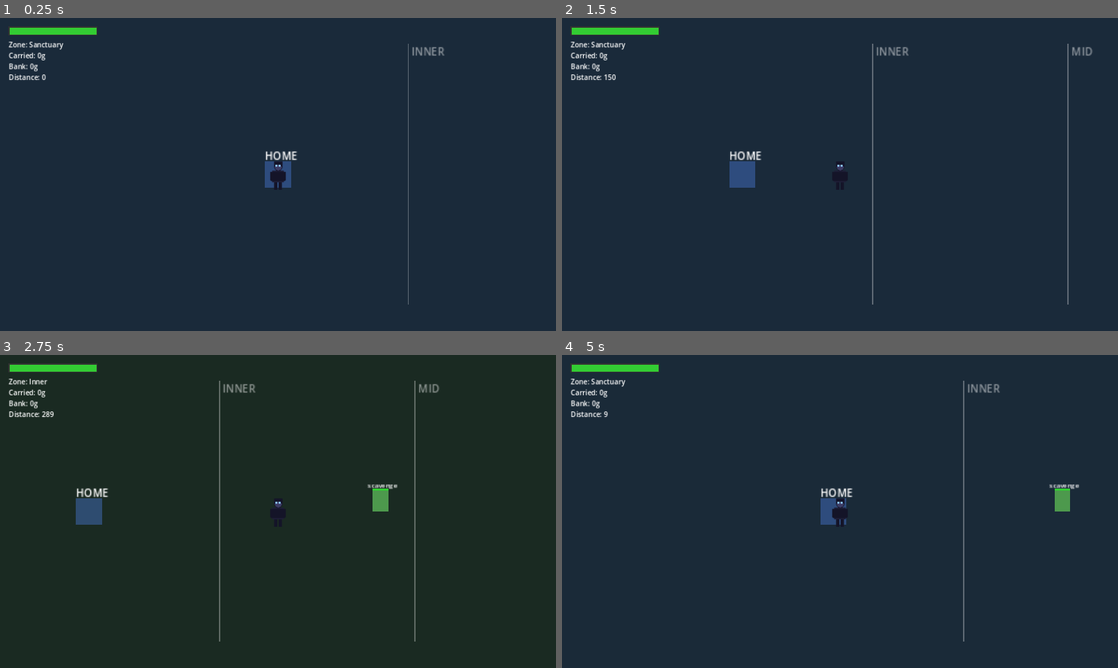
Above: before the commit, frames 1-4 (two rows, left to right).
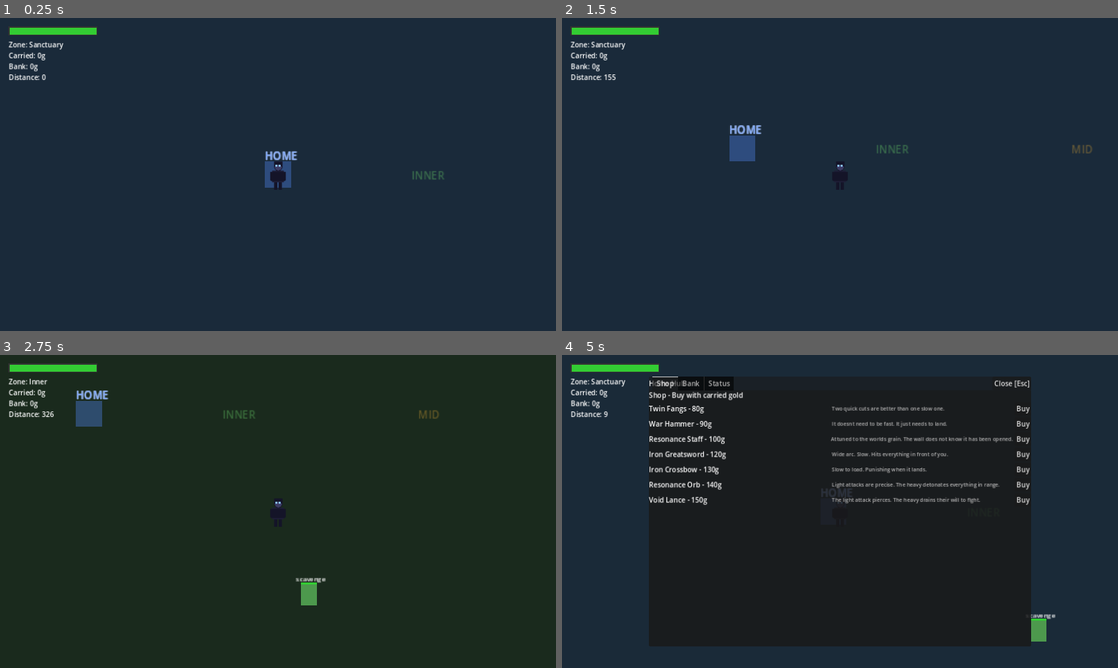
Above: after the commit, the same moments.

Repository: cbradshaw11/game-concept
Game: Godot game, scene res://scenes/world/world_scene.tscn
Same seed, same stepped clock (60 frames per second), same inputs: the game is played once before the commit and once after it.
Inputs (mouse positions are in pixels of both pictures, inside the frame that each line leads up to):
- Up to frame 1 (0.25 s): no input
- Up to frame 2 (1.5 s): tap Enter at 0.5 s; move the mouse to (962, 158) at 0.52 s; hold Right (ui_right) 0.53-1.28 s; tap Space (attack) at 0.6 s; move the mouse to (728, 190) at 1.27 s; hold Down (ui_down) from 1.28 s (still down); tap R (attack_magic) at 1.35 s
- Up to frame 3 (2.75 s): move the mouse to (333, 442) at 2.02 s; release Down (ui_down) at 2.03 s; hold Right (ui_right) from 2.03 s (still down); click (333, 442) at 2.1 s
- Up to frame 4 (5 s): move the mouse to (812, 574) at 2.77 s; release Right (ui_right) at 2.78 s; hold Up (ui_up) 2.78-3.53 s; tap Q (attack_ranged) at 2.85 s; move the mouse to (1006, 558) at 3.52 s; hold Left (ui_left) from 3.53 s (still down); tap X (guard) at 3.6 s; move the mouse to (673, 464) at 4.27 s; tap E (interact) at 4.35 s

The runs differ from the first frame. In frame 1, 0.4% of the frame differs, in the area x 47-80%, y 8-92%; in frame 2, 1.6%; in frame 3, 2.4%; in frame 4, 56%, in the area x 15-93%, y 6-93%.

Commit message:
feat: full 2D movement — WASD/arrows in all directions, zone = 2D distance from home, enemies chase in 2D

Diff:
--- a/game/scenes/world/world_scene.gd
+++ b/game/scenes/world/world_scene.gd
@@ -10,17 +10,19 @@
 var max_enemies_per_zone := { "inner": 3, "mid": 4, "outer": 5 }
 var enemies: Array[Node2D] = []
 var loot_drops: Array[Node2D] = []
-var damage_timers: Dictionary = {}  # enemy node -> float cooldown
+var damage_timers: Dictionary = {}
 var player_health := 100.0
 var player_max_health := 100.0
 var home_hub: Node = null
 
+const HOME_POS := Vector2.ZERO
+
 # Zone colors
 var zone_colors := {
-	"sanctuary": Color(0.102, 0.165, 0.227),  # #1a2a3a
-	"inner": Color(0.102, 0.165, 0.102),       # #1a2a1a
-	"mid": Color(0.165, 0.118, 0.039),          # #2a1e0a
-	"outer": Color(0.165, 0.039, 0.039)         # #2a0a0a
+	"sanctuary": Color(0.102, 0.165, 0.227),
+	"inner":     Color(0.102, 0.165, 0.102),
+	"mid":       Color(0.165, 0.118, 0.039),
+	"outer":     Color(0.165, 0.039, 0.039)
 }
 var current_bg_color: Color = Color(0.102, 0.165, 0.227)
 var target_bg_color: Color = Color(0.102, 0.165, 0.227)
@@ -49,6 +51,7 @@
 	_update_hud()
 	target_bg_color = zone_colors["sanctuary"]
 	current_bg_color = target_bg_color
+	player.position = HOME_POS
 
 func _process(delta: float) -> void:
 	_handle_input(delta)
@@ -59,30 +62,31 @@
 	_handle_sanctuary_regen(delta)
 	_handle_spawning(delta)
 	_handle_hub_interaction()
+	# Update distance as 2D from home
+	var dist: float = player.position.distance_to(HOME_POS)
+	WorldManager.player_distance = dist
 	_update_hud()
 
 func _handle_input(delta: float) -> void:
-	var direction := 0.0
+	var dir := Vector2.ZERO
 	if Input.is_action_pressed("ui_right") or Input.is_key_pressed(KEY_D):
-		direction += 1.0
+		dir.x += 1.0
 	if Input.is_action_pressed("ui_left") or Input.is_key_pressed(KEY_A):
-		direction -= 1.0
-
-	if direction != 0.0:
-		player.position.x += direction * player_speed * delta
-		player.position.x = maxf(player.position.x, 0.0)
-		WorldManager.player_distance = player.position.x
+		dir.x -= 1.0
+	if Input.is_action_pressed("ui_down") or Input.is_key_pressed(KEY_S):
+		dir.y += 1.0
+	if Input.is_action_pressed("ui_up") or Input.is_key_pressed(KEY_W):
+		dir.y -= 1.0
+	if dir != Vector2.ZERO:
+		player.position += dir.normalized() * player_speed * delta
 
 func _update_background(delta: float) -> void:
 	current_bg_color = current_bg_color.lerp(target_bg_color, delta * 3.0)
 	background.color = current_bg_color
-	# Keep background covering viewport around camera
-	background.position.x = player.position.x - 700
-	background.position.y = -400
+	background.position = player.position - Vector2(700, 400)
 
 func _on_zone_changed(old_zone: String, new_zone: String) -> void:
 	target_bg_color = zone_colors.get(new_zone, zone_colors["sanctuary"])
-	# Pause enemies when entering sanctuary
 	if new_zone == "sanctuary":
 		for enemy in enemies:
 			if is_instance_valid(enemy):
@@ -100,17 +104,23 @@
 			continue
 		if enemy.get_meta("paused", false):
 			continue
-		var spd: float = enemy.get_meta("speed", 80)
+		var spd: float = enemy.get_meta("speed", 80.0)
 		var zone: String = enemy.get_meta("zone", "inner")
-		var boundary: float = WorldManager.get_zone_boundary(zone) + 10.0
-
-		# Move toward player
-		var dir: float = 1.0 if player.position.x > enemy.position.x else -1.0
-		enemy.position.x += dir * spd * delta
-
-		# Enforce zone inner boundary
-		if enemy.position.x < boundary:
-			enemy.position.x = boundary
+		var boundary_radius: float = WorldManager.get_zone_boundary(zone)
+
+		# Move toward player in 2D
+		var to_player: Vector2 = player.position - enemy.position
+		if to_player.length() > 1.0:
+			enemy.position += to_player.normalized() * spd * delta
+
+		# Enforce zone boundary — enemy can't go closer to home than its zone start
+		var enemy_dist: float = enemy.position.distance_to(HOME_POS)
+		if enemy_dist < boundary_radius:
+			# Push back out to boundary edge
+			var push_dir: Vector2 = (enemy.position - HOME_POS).normalized()
+			if push_dir == Vector2.ZERO:
+				push_dir = Vector2.RIGHT
+			enemy.position = HOME_POS + push_dir * (boundary_radius + 10.0)
 
 func _check_enemy_damage(delta: float) -> void:
 	for enemy in enemies:
@@ -118,28 +128,27 @@
 			continue
 		if not enemy.get_meta("alive", false):
 			continue
-		var dist := absf(player.position.x - enemy.position.x)
+		var dist: float = player.position.distance_to(enemy.position)
 		if dist < 40.0:
-			var key := enemy.get_instance_id()
+			var key: int = enemy.get_instance_id()
 			if not damage_timers.has(key):
 				damage_timers[key] = 0.0
 			damage_timers[key] -= delta
 			if damage_timers[key] <= 0.0:
 				var dmg: int = enemy.get_meta("damage", 10)
-				player_health -= dmg
+				player_health -= float(dmg)
 				damage_timers[key] = 1.0
 				if player_health <= 0.0:
 					_on_player_death()
 					return
 
 func _check_loot_pickup() -> void:
-	var to_remove: Array[int] = []
 	for i in range(loot_drops.size() - 1, -1, -1):
-		var loot := loot_drops[i]
+		var loot: Node2D = loot_drops[i]
 		if not is_instance_valid(loot):
 			loot_drops.remove_at(i)
 			continue
-		if absf(player.position.x - loot.position.x) < 30.0:
+		if player.position.distance_to(loot.position) < 40.0:
 			var gold: int = loot.get_meta("gold", 0)
 			InventorySystem.add_carried_gold(gold)
 			loot.queue_free()
@@ -157,15 +166,14 @@
 	if spawn_timer > 0.0:
 		return
 	var max_count: int = max_enemies_per_zone.get(zone, 3)
-	var zone_enemies := _count_zone_enemies(zone)
-	if zone_enemies >= max_count:
-		return
-	# Spawn at far edge of current zone beyond player
-	var zone_end := _get_zone_end(zone)
-	var spawn_x := maxf(player.position.x + 300.0, WorldManager.get_zone_boundary(zone) + 50.0)
-	spawn_x = minf(spawn_x, zone_end - 20.0)
-	var spawn_pos := Vector2(spawn_x, player.position.y)
-	var enemy := spawner.spawn_enemy(zone, spawn_pos, enemy_container)
+	if _count_zone_enemies(zone) >= max_count:
+		return
+	# Spawn ahead of player (in the direction away from home)
+	var away_dir: Vector2 = (player.position - HOME_POS).normalized()
+	if away_dir == Vector2.ZERO:
+		away_dir = Vector2.RIGHT
+	var spawn_pos: Vector2 = player.position + away_dir * 300.0
+	var enemy: Node2D = spawner.spawn_enemy(zone, spawn_pos, enemy_container)
 	if enemy != null:
 		enemies.append(enemy)
 	spawn_timer = SPAWN_INTERVAL
@@ -177,23 +185,11 @@
 			count += 1
 	return count
 
-func _get_zone_end(zone: String) -> float:
-	match zone:
-		"inner":
-			return WorldManager.MID_START
-		"mid":
-			return WorldManager.OUTER_START
-		"outer":
-			return WorldManager.OUTER_START + 500.0
-		_:
-			return WorldManager.INNER_START
-
 func _on_player_death() -> void:
 	InventorySystem.on_player_death(player.position)
-	player.position.x = 0.0
+	player.position = HOME_POS
 	player_health = player_max_health
 	WorldManager.player_distance = 0.0
-	# Clean up damage timers
 	damage_timers.clear()
 
 func _on_inventory_dropped(gold: int, _items: Array, drop_position: Vector2) -> void:
@@ -204,19 +200,19 @@
 	loot.set_meta("gold", gold)
 	var rect := ColorRect.new()
 	rect.size = Vector2(16, 16)
-	rect.position = Vector2(-8, -16)
-	rect.color = Color(0.9, 0.8, 0.2)  # Gold color
+	rect.position = Vector2(-8, -8)
+	rect.color = Color(0.9, 0.8, 0.2)
 	loot.add_child(rect)
 	var lbl := Label.new()
 	lbl.text = str(gold) + "g"
-	lbl.position = Vector2(-10, -32)
+	lbl.position = Vector2(-10, -28)
 	lbl.add_theme_font_size_override("font_size", 10)
 	loot.add_child(lbl)
 	loot_container.add_child(loot)
 	loot_drops.append(loot)
 
 func _handle_hub_interaction() -> void:
-	if WorldManager.current_zone == "sanctuary" and player.position.x < 50.0:
+	if WorldManager.current_zone == "sanctuary":
 		if Input.is_action_just_pressed("interact") and home_hub == null:
 			_open_home_hub()
 
@@ -231,29 +227,30 @@
 		home_hub = null
 
 func _setup_zone_markers() -> void:
-	_add_zone_marker(WorldManager.INNER_START, "INNER")
-	_add_zone_marker(WorldManager.MID_START, "MID")
-	_add_zone_marker(WorldManager.OUTER_START, "OUTER")
-
-func _add_zone_marker(x_pos: float, text: String) -> void:
-	var marker := Node2D.new()
-	marker.position = Vector2(x_pos, 0)
-	var line := ColorRect.new()
-	line.size = Vector2(2, 400)
-	line.position = Vector2(-1, -200)
-	line.color = Color(1, 1, 1, 0.3)
-	marker.add_child(line)
+	# Draw concentric circle markers for each zone boundary
+	_add_circle_marker(WorldManager.INNER_START, "INNER", Color(0.4, 0.8, 0.4, 0.4))
+	_add_circle_marker(WorldManager.MID_START, "MID", Color(0.8, 0.6, 0.2, 0.4))
+	_add_circle_marker(WorldManager.OUTER_START, "OUTER", Color(0.8, 0.2, 0.2, 0.4))
+
+func _add_circle_marker(radius: float, text: String, color: Color) -> void:
+	# Use a label at the right edge of the radius
 	var lbl := Label.new()
 	lbl.text = text
-	lbl.position = Vector2(5, -200)
-	lbl.add_theme_color_override("font_color", Color(1, 1, 1, 0.5))
-	marker.add_child(lbl)
-	zone_markers.add_child(marker)
+	lbl.position = Vector2(radius + 5.0, -10.0)
+	lbl.add_theme_color_override("font_color", color)
+	zone_markers.add_child(lbl)
+	# Add a home label
+	if text == "INNER":
+		var home_lbl := Label.new()
+		home_lbl.text = "HOME"
+		home_lbl.position = Vector2(-20.0, -40.0)
+		home_lbl.add_theme_color_override("font_color", Color(0.4, 0.6, 1.0, 0.9))
+		zone_markers.add_child(home_lbl)
 
 func _update_hud() -> void:
 	if not is_inside_tree():
 		return
-	var hp_ratio := player_health / player_max_health
+	var hp_ratio: float = player_health / player_max_health
 	health_bar.size.x = 200.0 * hp_ratio
 	health_bar.color = Color(0.2, 0.8, 0.2) if hp_ratio > 0.3 else Color(0.8, 0.2, 0.2)
 	zone_label.text = "Zone: %s" % WorldManager.current_zone.capitalize()
